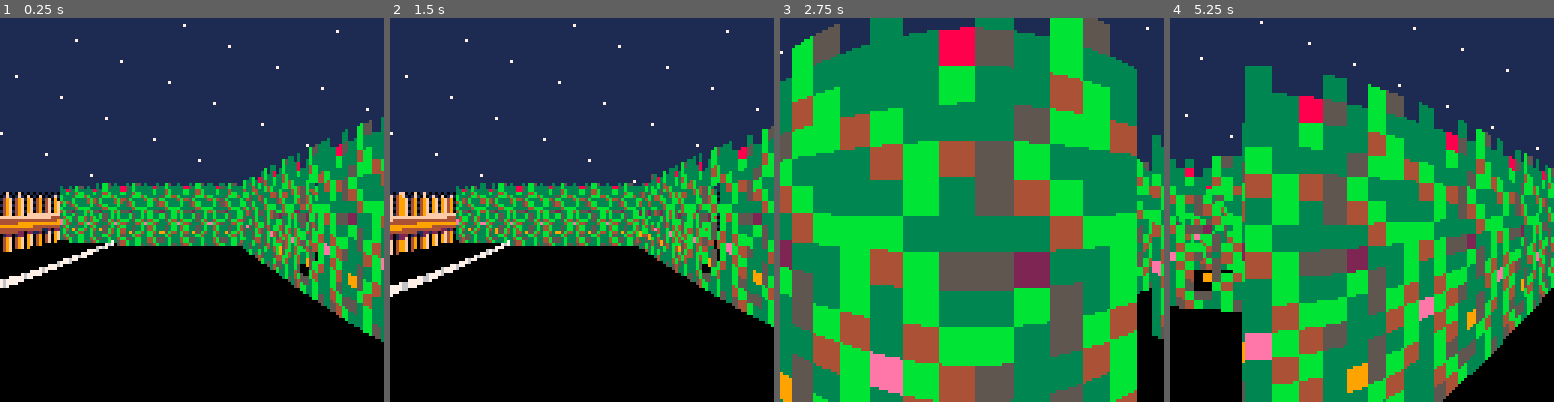
Above: before the commit, frames 1-4 (left to right).
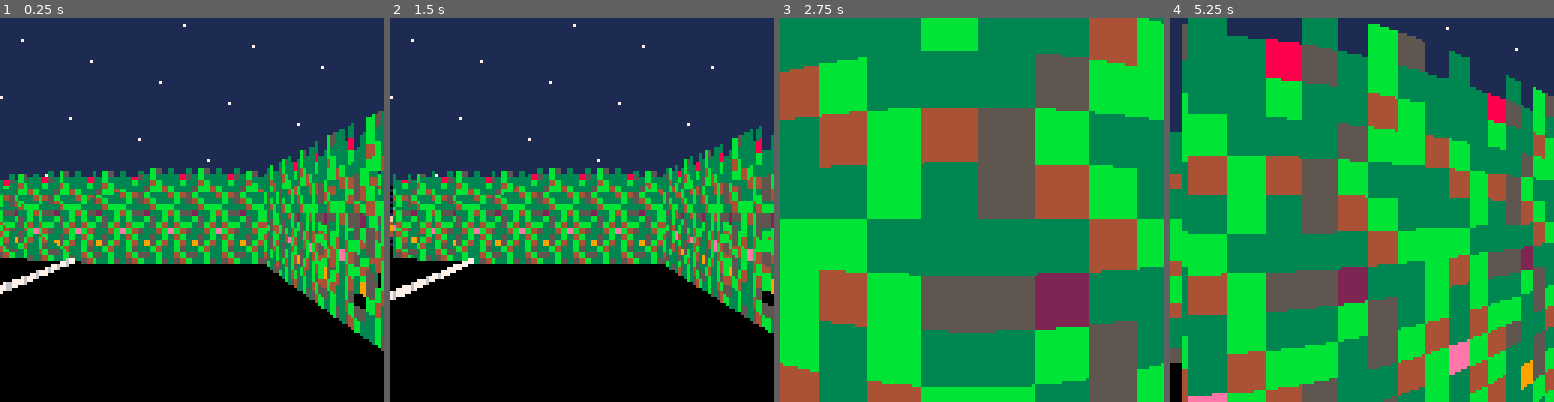
Above: after the commit, the same moments.

Repository: jcwilk/anx
Game: PICO-8 cartridge anx.p8
Two runs of this game, one before a commit and one after it. Both use one fixed random seed, a clock stepped at 60 frames per second and the inputs below.
Inputs:
- Up to frame 1 (0.25 s): no input
- Up to frame 2 (1.5 s): tap X (X key) at 0.33, 1.07 s; tap O (Z key) at 0.7 s
- Up to frame 3 (2.75 s): hold Right 1.6-2.1 s; tap O (Z key) at 1.7, 2.1, 2.5 s; tap X (X key) at 1.85 s; hold Up 2.15-2.42 s; hold Right from 2.47 s (still down)
- Up to frame 4 (5.25 s): tap O (Z key) every 0.4 s from 2.9 to 4.9 s; tap X (X key) at 2.97, 4.08, 5.2 s; release Right at 3.03 s; hold Left 3.08-3.58 s; hold Down 3.63-3.97 s; hold Right 4.02-4.68 s; hold Up 4.73-5.03 s; hold Left from 5.08 s (still down)

The runs differ from the first frame. In frame 1, 25% of the frame differs, in the area x 0-100%, y 3-87%; in frame 2, 24%; in frame 3, 70%; in frame 4, 71%, in the area x 0-100%, y 0-100%.

Commit message:
Expand FOV a bit

Diff:
--- a/anx.p8
+++ b/anx.p8
@@ -563,7 +563,7 @@
 -- end ext
 
 -- start ext ./main.lua
-orig_field_of_view=1/4
+orig_field_of_view=1/6
 field_of_view=orig_field_of_view -- 45*
 draw_distance=12
 height_scale=20 -- multiplier for something at distance of one after dividing by field of view
--- a/main.lua
+++ b/main.lua
@@ -1,5 +1,5 @@
 -- START LIB
-orig_field_of_view=1/4
+orig_field_of_view=1/6
 field_of_view=orig_field_of_view -- 45*
 draw_distance=12
 height_scale=20 -- multiplier for something at distance of one after dividing by field of view
